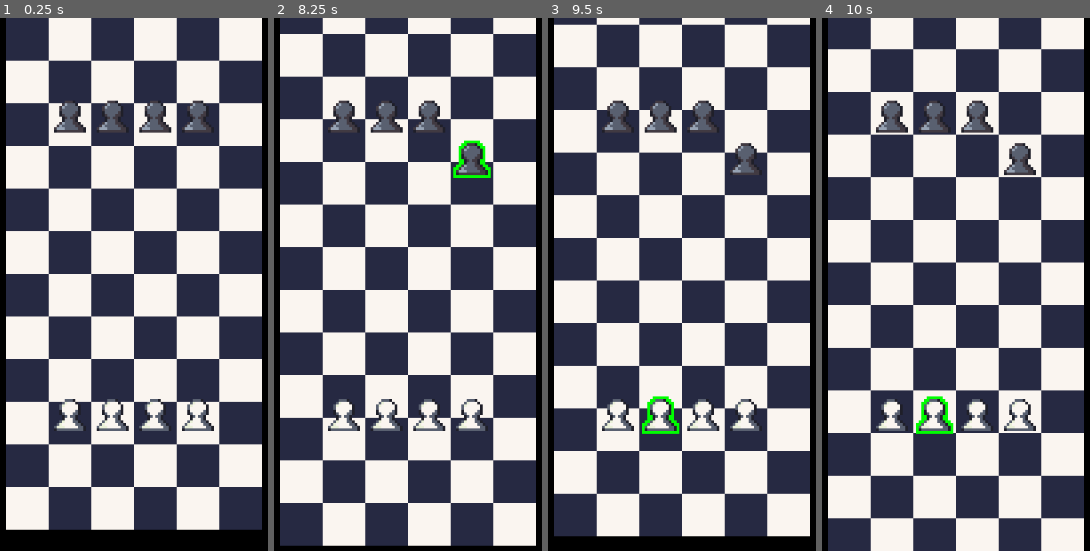
Above: before the commit, frames 1-4 (left to right).
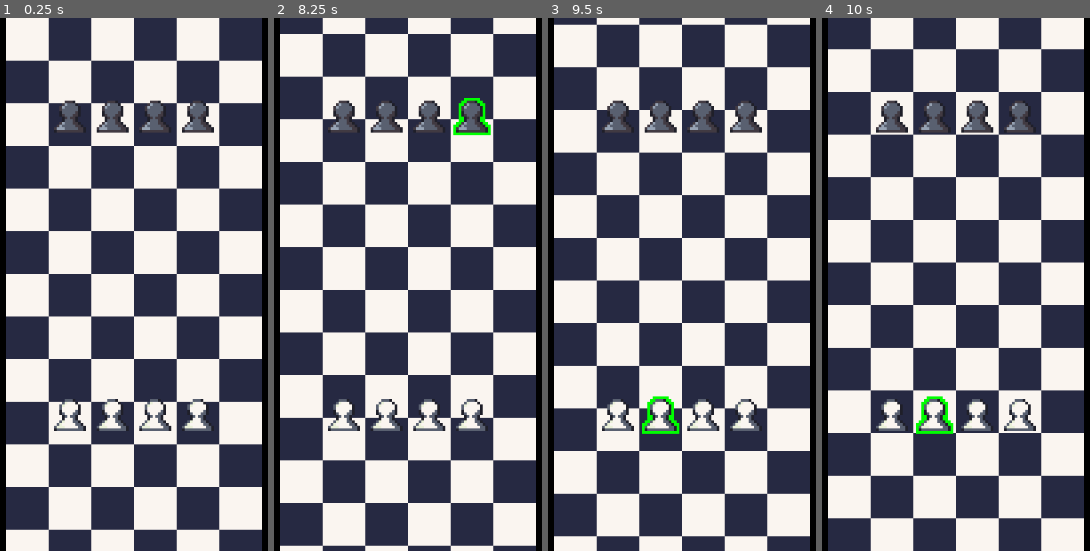
Above: after the commit, the same moments.

Repository: AlexJeffreyGreen/gmtk2025
Game: Godot game, scene res://scenes/board/board.tscn
The game is run twice, just before and just after one commit, with the same random seed, the same clock (stepped at 60 frames per second) and the same inputs. The project has no main scene, so this scene is started directly.
Inputs (mouse positions are in pixels of both pictures, inside the frame that each line leads up to):
- Up to frame 1 (0.25 s): no input
- Up to frame 2 (8.25 s): tap Enter at 0.5 s; move the mouse to (343, 412) at 0.52 s; click (343, 412) at 0.6 s; tap Space (shoot) at 0.8, 1.35, 2.3, 2.85, 3.8, 4.35, 5.3, 5.85, 6.8, 7.35 s; move the mouse to (386, 412) at 1.27 s; click (386, 412) at 1.55 s; move the mouse to (429, 412) at 2.02 s; click (429, 412) at 2.1 s; move the mouse to (472, 412) at 2.77 s; click (472, 412) at 3.05 s; move the mouse to (343, 113) at 3.52 s; click (343, 113) at 3.6 s; move the mouse to (386, 113) at 4.27 s; click (386, 113) at 4.55 s; move the mouse to (429, 113) at 5.02 s; click (429, 113) at 5.1 s; move the mouse to (472, 113) at 5.77 s; click (472, 113) at 6.05 s; move the mouse to (outside the picture) at 6.52 s; click (outside the picture) at 6.6 s; move the mouse to (outside the picture) at 7.27 s; click (outside the picture) at 7.55 s; move the mouse to (488, 167) at 8.02 s; click (488, 167) at 8.1 s
- Up to frame 3 (9.5 s): tap Space (shoot) at 8.3, 8.85 s; move the mouse to (641, 391) at 8.77 s; click (641, 391) at 9.05 s
- Up to frame 4 (10 s): move the mouse to (outside the picture) at 9.52 s; click (outside the picture) at 9.6 s; tap Space (shoot) at 9.8 s

The runs differ from the first frame. In frame 1, 92% of the frame differs, in the area x 2-98%, y 0-100%; in frame 2, 2.6%; in frame 3, 3.6%; in frame 4, 0.9%.
Error after the commit: Invalid call. Nonexistent function 'get_valid_moves_for_piece' in base 'Node2D (MainBoard)'. (res://scripts/globals/game_manager.gd:14)

Commit message:
Rewrote and decoupled
Fixing a few messy design choices from yesterday. Board Manager controls the board logic, Main Board / Tile Map Layer for view / visuals and drawing.

Diff:
--- a/project.godot
+++ b/project.godot
@@ -17,6 +17,7 @@
 [autoload]
 
 GameManager="*res://scripts/globals/game_manager.gd"
+BoardManager="*res://scripts/globals/board_manager.gd"
 
 [display]
 
--- a/scenes/board/board.tscn
+++ b/scenes/board/board.tscn
@@ -17,8 +17,6 @@
 
 [node name="MainBoard" type="Node2D"]
 script = ExtResource("1_jnyf0")
-player_spawning_coords = Array[Vector2i]([Vector2i(-2, 9), Vector2i(-1, 9), Vector2i(0, 9), Vector2i(1, 9)])
-enemy_spawning_coords = Array[Vector2i]([Vector2i(-2, 2), Vector2i(-1, 2), Vector2i(0, 2), Vector2i(1, 2)])
 
 [node name="TileMapLayer" type="TileMapLayer" parent="."]
 tile_set = SubResource("TileSet_q07he")
--- a/scripts/board/mainboard.gd
+++ b/scripts/board/mainboard.gd
@@ -3,8 +3,6 @@
 
 @export var row_width : int = 6
 @export var board_height : int = 10
-@export var player_spawning_coords : Array[Vector2i]
-@export var enemy_spawning_coords : Array[Vector2i]
 @onready var board := $TileMapLayer
 
 const TILE_WHITE = Vector2i(1, 0)
@@ -36,21 +34,24 @@
 #var current_board_tiles : Array[]
 
 func _ready():
-	position.x = get_viewport_rect().size.x / 2
+	GameManager.main_board_tile_map = self
+	BoardManager.main_board_tile_map = self
+	position.x = get_viewport_rect().size.x / 2 - 192
 	redraw_board()
-	initialize_and_respawn()
-	GameManager.main_board = self
-	GameManager.available_moves_change.connect(draw_available_moves_for_piece.bind())
+	redraw_pieces()
+	#initialize_and_respawn()
 
-func initialize_and_respawn() -> void:
-	var used_cells = board.get_used_cells()
-	#for cell in used_cells as Array[Vector2i]:
-		#set_tile_coord_debug_text(cell)
-	for spawn_position in player_spawning_coords as Array[Vector2i]:
-		generate_piece(spawn_position, chess_piece_data)
+	#GameManager.available_moves_change.connect(draw_available_moves_for_piece.bind())
 
-	for spawn_position in enemy_spawning_coords as Array[Vector2i]:
-		generate_piece(spawn_position, chess_enemy_piece_data)
+#func initialize_and_respawn() -> void:
+	#var used_cells = board.get_used_cells()
+	##for cell in used_cells as Array[Vector2i]:
+		##set_tile_coord_debug_text(cell)
+	#for spawn_position in player_spawning_coords as Array[Vector2i]:
+		#generate_piece(spawn_position, chess_piece_data)
+	#
+	#for spawn_position in enemy_spawning_coords as Array[Vector2i]:
+		#generate_piece(spawn_position, chess_enemy_piece_data)
 
 func generate_piece(spawn_position : Vector2i, chess_data : PieceData):
 	var half_tile_size = board.tile_set.tile_size / 2
@@ -82,52 +83,55 @@
 func _input(event: InputEvent) -> void:
 	if Input.is_action_just_pressed("shoot"):
 		_advance_x_rows(1)
-		redraw_board()
 	if Input.is_action_just_pressed("select_piece"):
-		#print(GameManager.selected_piece)
-		var selected_available_move = GameManager.get_available_move_at_mouse()
-		if selected_available_move:
-			move_piece_to_selected_available_tile(selected_available_move)
-			#GameManager.selected_piece.deselected_piece.emit()
+		get_tile_at_mouse_position()
 
-
-func move_piece_to_selected_available_tile(selected_tile_coord : Vector2i) -> void:
-	var local_pos_for_piece = board.map_to_local(selected_tile_coord)
-	var center_pos = local_pos_for_piece
-	center_pos.y -= 20
-	GameManager.selected_piece.position = center_pos
-	GameManager.selected_piece.current_position = selected_tile_coord
-	GameManager.selected_piece = null
-	#GameManager.selected_piece.deselect_self()
-
-	#GameManager.selected_piece.current_position = selected_tile_coord
-
-	#GameManager.selected_piece.
+func get_tile_at_mouse_position() -> void:
+	var mouse_screen_pos = get_viewport().get_mouse_position()
+	var mouse_local_pos = board.to_local(mouse_screen_pos)
+	var tile_coords_at_mouse = board.local_to_map(mouse_local_pos)
+	print(tile_coords_at_mouse)
 
 func _advance_x_rows(row_count : int) -> void:
 	target_scroll_offset += TILE_SIZE * row_count
 
-func redraw_board():
+func redraw_board() -> void:
 	board.clear()
+	var pixel_offset = int(scroll_offset) % TILE_SIZE
+	board.position.y = pixel_offset
 
-	var top_row_f = scroll_offset / TILE_SIZE
-	var top_row_i = floori(top_row_f)
-	var pixel_offset = int(scroll_offset) % TILE_SIZE
+	for coord in BoardManager.board_data.all_available_board_positions:
+		var tile_type = _get_tile_color_for_cell(coord)
+		board.set_cell(coord, 0, tile_type, 0)
+		#set_tile_coord_debug_text(coord)
 
-	for visual_y in range(-3, board_height + 2):
-		var row_index = top_row_i + visual_y
-		var tile_y = visual_y
+func redraw_pieces() -> void:
+	for piece_key in BoardManager.pieces as Dictionary[Vector2i, ChessPiece]:
+		var chess_piece = BoardManager.pieces[piece_key]
+		var chess_position = piece_key
+		var half_tile_size = board.tile_set.tile_size / 2
+		var local_pos = board.map_to_local(chess_position)
+		var global_pos = board.to_global(local_pos)
+		global_pos.y -= 20
+		#var centered_pos = local_pos
+		#centered_pos.y -= 20
+		#centered_pos.x = centered_pos.x + 408#??
+		if board.get_cell_tile_data(chess_position):
+			chess_piece.global_position = global_pos
 
-		var flip = row_index % 2 == 0
-		for x in range(-(row_width / 2) , row_width - (row_width / 2)):
-			var tile = TILE_WHITE
-			if flip:
-				if x % 2 != 0: tile = TILE_BLACK
-			else:
-				if x % 2 == 0: tile = TILE_BLACK
-			#set_tile_coord_debug_text(Vector2i(x, tile_y))
-			board.set_cell(Vector2i(x, tile_y), 0,tile,0)
-	board.position.y = + pixel_offset
+func _get_tile_color_for_cell(coord: Vector2i) -> Vector2i:
+	var flip = coord.y % 2 == 0
+	if flip:
+		if coord.x % 2 != 0:
+			return TILE_BLACK
+		else:
+			return TILE_WHITE
+	else:
+		if coord.x % 2 == 0:
+			return TILE_BLACK
+		else:
+			return TILE_WHITE
+
 
 func set_tile_coord_debug_text(coord : Vector2i) -> void:
 	var local_pos = board.map_to_local(coord)
@@ -138,45 +142,12 @@
 	text_node.global_position.x = text_node.global_position.x - 20
 	add_child(text_node)
 
-func is_within_board(current_pos : Vector2i) -> bool:
-	return board.get_cell_tile_data(current_pos) != null
 
-func is_empty_or_enemy(current_pos: Vector2i) -> bool:
-	return is_within_board(current_pos) or is_enemy(current_pos)
-
-func is_enemy(current_pos: Vector2i) -> bool:
-	return current_enemy_pieces.any(func(piece): return piece.current_position == current_pos)
-
-func get_valid_moves_for_piece(chess_piece : ChessPiece) -> Array[Vector2i]:
-	var moves : Array[Vector2i] = []
-	for dir in GameManager.selected_piece.piece_data.moves["move"]:
-		var current = chess_piece.current_position + dir
-		if is_within_board(current) and is_empty_or_enemy(current):
-			moves.append(current)
-			if is_enemy(current):
-				break
-			current += dir
-	#print(moves)
-	return moves
-
-func draw_available_moves_for_piece(avail_moves) -> void:
-	if !avail_moves:
-		return
-	clear_available_moves()
-	for coord in avail_moves:
-		var desired_tile_cell = null
-		if is_enemy(coord):
-			desired_tile_cell = TILE_ENEMY_SPACE
-		elif is_within_board(coord):
-			desired_tile_cell = TILE_AVAILBLE_SPACE
-		if !current_available_moves_for_selected_piece.has(coord):
-			current_available_moves_for_selected_piece.append(coord)
-		board.set_cell(coord, 0, desired_tile_cell, 0)
+func draw_available_moves_for_piece(avail_moves: Array[Vector2i]) -> void:
+	redraw_board()
+	for avail_move in avail_moves as Array[Vector2i]:
+		board.set_cell(avail_move, 0, TILE_AVAILBLE_SPACE, 0)
+	pass
 
 func clear_available_moves() -> void:
-	#print("clear available moves")
-	#wildly horrible, but game jam?
 	redraw_board()
-	#for coord in current_available_moves_for_selected_piece as Array[Vector2i]:
-	#	board.set_cell(coord, 0, TILE_WHITE, 0)
-	current_available_moves_for_selected_piece.clear()
--- /dev/null
+++ b/scripts/globals/board_manager.gd
@@ -0,0 +1,78 @@
+extends Node
+
+var chess_piece : PackedScene = preload("res://scenes/pieces/chess_piece.tscn")
+var chess_piece_data : PieceData = preload("res://resources/pieces/pawn_white.tres")
+var chess_enemy_piece_data : PieceData = preload("res://resources/pieces/pawn_black.tres")
+
+var pieces = {}
+var main_board_tile_map : MainBoard
+var board_data : BoardData
+var board_width : int = 6
+var board_height : int = 20
+var player_initial_spawn_points : Array[Vector2i] = [Vector2i(1,9), Vector2i(2, 9), Vector2i(3, 9), Vector2i(4,9)]
+var enemy_initial_spawn_points : Array[Vector2i] = [Vector2i(1,2), Vector2i(2, 2), Vector2i(3,2), Vector2i(4,2)]
+
+func _ready() -> void:
+	board_data = BoardData.new()
+	build_board()
+	build_player_pieces()
+	build_enemy_pieces()
+
+func build_player_pieces() -> void:
+	for spawn_position in player_initial_spawn_points as Array[Vector2i]:
+		var new_chess_piece = chess_piece.instantiate() as ChessPiece
+		new_chess_piece.current_position = spawn_position
+		new_chess_piece.piece_data = chess_piece_data
+		pieces.set(spawn_position, new_chess_piece)
+		add_child(new_chess_piece)
+
+func build_enemy_pieces() -> void:
+	for spawn_position in enemy_initial_spawn_points as Array[Vector2i]:
+		var new_chess_piece = chess_piece.instantiate() as ChessPiece
+		new_chess_piece.current_position = spawn_position
+		new_chess_piece.piece_data = chess_enemy_piece_data
+		pieces.set(spawn_position, new_chess_piece)
+		add_child(new_chess_piece)
+
+
+func build_board() -> void:
+	for y in range(-4, board_height + 4):
+		for x in range(board_width):
+			board_data.all_available_board_positions.append(Vector2i(x,y))
+			pass
+	#main_board_tile_map.redraw_board()
+
+func is_within_board(current_pos : Vector2i) -> bool:
+	return main_board_tile_map.get_cell_tile_data(current_pos) != null
+
+func is_empty_or_enemy(current_pos: Vector2i) -> bool:
+	return is_within_board(current_pos) or is_enemy(current_pos)
+
+func is_enemy(current_pos: Vector2i) -> bool:
+	return board_data.current_enemy_pieces.any(func(piece): return piece.current_position == current_pos)
+
+func get_valid_moves_for_piece(chess_piece : ChessPiece) -> Array[Vector2i]:
+	var moves : Array[Vector2i] = []
+	for dir in GameManager.selected_piece.piece_data.moves["move"]:
+		var current = chess_piece.current_position + dir
+		if is_within_board(current) and is_empty_or_enemy(current):
+			moves.append(current)
+			if is_enemy(current):
+				break
+			current += dir
+	#print(moves)
+	return moves
+
+func move_piece_to_selected_available_tile(selected_tile_coord : Vector2i) -> void:
+	var local_pos_for_piece = main_board_tile_map.map_to_local(selected_tile_coord)
+	var center_pos = local_pos_for_piece
+	center_pos.y -= 20
+	GameManager.selected_piece.position = center_pos
+	GameManager.selected_piece.current_position = selected_tile_coord
+	GameManager.selected_piece = null
+	#GameManager.selected_piece.deselect_self()
+
+class BoardData:
+	var all_available_board_positions : Array[Vector2i]
+	var all_current_player_pieces : Array[ChessPiece]
+	var all_current_enemy_pieces : Array[ChessPiece]
--- a/scripts/globals/game_manager.gd
+++ b/scripts/globals/game_manager.gd
@@ -4,34 +4,40 @@
 signal available_moves_change(moves)
 
 var selected_piece : ChessPiece
-var main_board : MainBoard
+var main_board_tile_map : MainBoard
 
 func _ready() -> void:
 	pass
 
 func set_selected_piece(new_selected_piece : ChessPiece) -> void:
 	selected_piece = new_selected_piece
-	var moves = main_board.get_valid_moves_for_piece(selected_piece) as Array[Vector2i]
-	if moves:
-		#print("Available move: ", moves.size())
-		available_moves_change.emit(moves)
+	var moves = main_board_tile_map.get_valid_moves_for_piece(selected_piece) as Array[Vector2i]
+	print(moves.size())
+	pass
+	#selected_piece = new_selected_piece
+	#var moves = main_board.get_valid_moves_for_piece(selected_piece) as Array[Vector2i]
+	#if moves:
+		##print("Available move: ", moves.size())
+		#available_moves_change.emit(moves)
 
 
 func deselect_piece() -> void:
-	#print("Removing " + selected_piece.name)
-	#selected_piece.deselect_self()
 	selected_piece = null
-	if !selected_piece:
-		pass	#print("no selected piece")
-	available_moves_change.emit(null)
+	pass
+	##print("Removing " + selected_piece.name)
+	##selected_piece.deselect_self()
+	#selected_piece = null
+	#if !selected_piece:
+		#pass	#print("no selected piece")
+	#available_moves_change.emit(null)
 
 func get_available_move_at_mouse():
 	if selected_piece == null:
 		return null
 	var mouse_screen_pos = get_viewport().get_mouse_position()
-	var mouse_local_pos = main_board.board.to_local(mouse_screen_pos)
-	var tile_coords_at_mouse = main_board.board.local_to_map(mouse_local_pos)
-	if (main_board.board.get_cell_tile_data(tile_coords_at_mouse) and main_board.current_available_moves_for_selected_piece.has(tile_coords_at_mouse)):
+	var mouse_local_pos = main_board_tile_map.board.to_local(mouse_screen_pos)
+	var tile_coords_at_mouse = main_board_tile_map.board.local_to_map(mouse_local_pos)
+	if (main_board_tile_map.board.get_cell_tile_data(tile_coords_at_mouse) and BoardManager.current_available_moves_for_selected_piece.has(tile_coords_at_mouse)):
 		return tile_coords_at_mouse
 	else:
 		return null
--- a/scripts/pieces/chesspiece.gd
+++ b/scripts/pieces/chesspiece.gd
@@ -9,11 +9,11 @@
 #var selected_material : Material = preload("res://assets/material/chess_piece_material.tres")
 var available_colors : Array[Color] = [Color.ORANGE, Color.RED, Color.BLUE]
 var is_mouse_over : bool = false
-
 var current_position : Vector2i
 var score_value : int :
 	get:
 		return piece_data.score_value
+
 
 
 func _ready() -> void:
@@ -36,11 +36,8 @@
 	new_material.set_shader_parameter("width", 0)
 	new_material.set_shader_parameter("pattern", 2)
 	new_material.set_shader_parameter("inside", false)
-
 	new_material.set_shader_parameter("color", Color.WHITE)
 	piece_sprite.material = new_material
-	#print(piece_sprite.material .get_instance_id())
-	#print(piece_sprite.texture.get_instance_id())
 
 func _build_piece_from_data() -> void:
 	if !piece_data:
@@ -48,12 +45,15 @@
 		return
 	piece_sprite.texture = piece_data.texture
 
+func _process(delta: float) -> void:
+	if self != GameManager.selected_piece:
+		set_selected_shader_value(0, Color.WHITE)
 
 
 func _on_mouse_entered() -> void:
 	is_mouse_over = true
-	if GameManager.selected_piece != self:
-		set_selected_shader_value(1, Color.WEB_GREEN)
+	#if GameManager.selected_piece != self:
+	#	set_selected_shader_value(1, Color.WEB_GREEN)
 	#pass
 	#set_selected_shader_value(1)
 	#selected_piece.emit(self)
@@ -61,8 +61,8 @@
 
 func _on_mouse_exited() -> void:
 	is_mouse_over = false
-	if GameManager.selected_piece != self:
-		set_selected_shader_value(0, Color.WHITE)
+	#if GameManager.selected_piece != self:
+	#	set_selected_shader_value(0, Color.WHITE)
 
 func set_selected_shader_value(width : int, color : Color) -> void:
 	(piece_sprite.material as ShaderMaterial).set_shader_parameter("width" , width)
@@ -71,12 +71,14 @@
 func _on_input_event(viewport: Node, event: InputEvent, shape_idx: int) -> void:
 	if Input.is_action_just_pressed("select_piece"):
 		set_selected_shader_value(1, Color.GREEN)
+		selected_piece.emit(self)
+		#selected_piece.emit(self)
 		#if GameManager.selected_piece != null and GameManager.selected_piece != self:
 		#	GameManager.selected_piece.set_selected_shader_value(0, Color.WHITE)
-		if GameManager.selected_piece and GameManager.selected_piece != self:
-			GameManager.selected_piece.set_selected_shader_value(0, Color.WHITE)
-			deselected_piece.emit()
-		selected_piece.emit(self)
+		#if GameManager.selected_piece and GameManager.selected_piece != self:
+			#GameManager.selected_piece.set_selected_shader_value(0, Color.WHITE)
+			#deselected_piece.emit()
+		#selected_piece.emit(self)
 
 
 
Not shown, added: scripts/globals/board_manager.gd.uid
